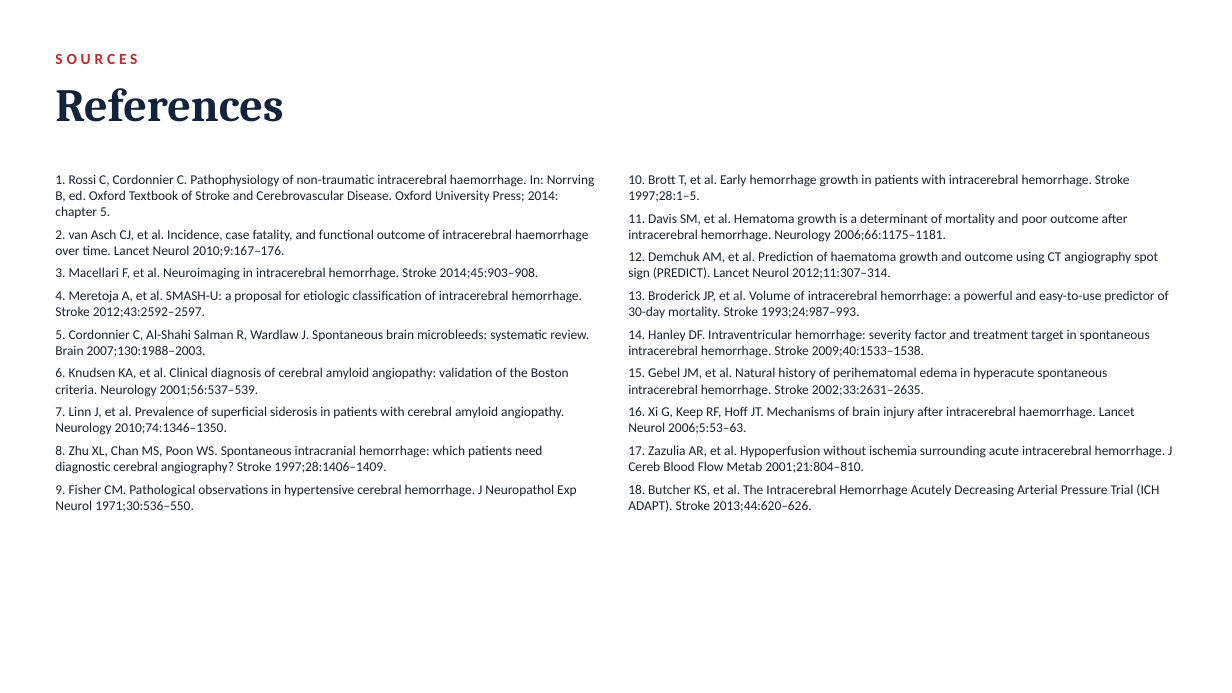
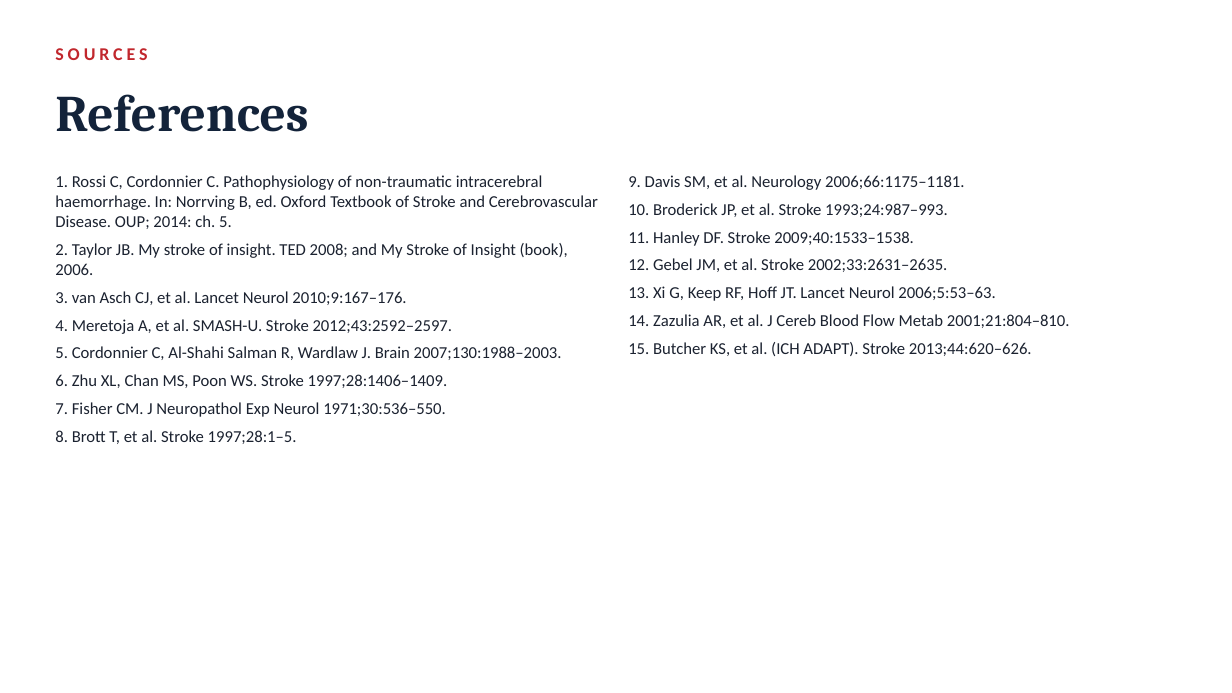
Before and after one commit to fredtom1/fred-Tom-, a slide deck: slide 29 of Chapter5_ICH_Pathophysiology.pptx (slide 24 before the commit). Drawn at 1232x693 pixels with LibreOffice and Linux fonts; fonts in the diff are those of the drawing. Boxes give left, top, right and bottom in pixels: in the first picture for what was removed or moved away, otherwise in the second. Text is boxed around its words. In the diff, an @@ line names an element or a change of style, - is before the commit and + after.

```diff
--- a/Chapter5_ICH_Pathophysiology.pptx
+++ b/Chapter5_ICH_Pathophysiology.pptx
@@ text "SOURCES" at <box>55,48,147,60</box>: size 12 to 14 pt @@
@@ text "References" at <box>55,94,308,132</box>: size 36 to 40 pt; vertical alignment top to middle @@
@@ text at <box>55,175,598,444</box>: text changed; size 10.5 to 13 pt @@
-1. Rossi C, Cordonnier C. Pathophysiology of non-traumatic intracerebral haemorrhage. In: Norrving B, ed. Oxford Textbook of Stroke and Cerebrovascular Disease. Oxford University Press; 2014: chapter 5.
-2. van Asch CJ, et al. Incidence, case fatality, and functional outcome of intracerebral haemorrhage over time. Lancet Neurol 2010;9:167–176.
-3. Macellari F, et al. Neuroimaging in intracerebral hemorrhage. Stroke 2014;45:903–908.
-4. Meretoja A, et al. SMASH-U: a proposal for etiologic classification of intracerebral hemorrhage. Stroke 2012;43:2592–2597.
-5. Cordonnier C, Al-Shahi Salman R, Wardlaw J. Spontaneous brain microbleeds: systematic review. Brain 2007;130:1988–2003.
-6. Knudsen KA, et al. Clinical diagnosis of cerebral amyloid angiopathy: validation of the Boston criteria. Neurology 2001;56:537–539.
-7. Linn J, et al. Prevalence of superficial siderosis in patients with cerebral amyloid angiopathy. Neurology 2010;74:1346–1350.
-8. Zhu XL, Chan MS, Poon WS. Spontaneous intracranial hemorrhage: which patients need diagnostic cerebral angiography? Stroke 1997;28:1406–1409.
-9. Fisher CM. Pathological observations in hypertensive cerebral hemorrhage. J Neuropathol Exp Neurol 1971;30:536–550.
+1. Rossi C, Cordonnier C. Pathophysiology of non-traumatic intracerebral haemorrhage. In: Norrving B, ed. Oxford Textbook of Stroke and Cerebrovascular Disease. OUP; 2014: ch. 5.
+2. Taylor JB. My stroke of insight. TED 2008; and My Stroke of Insight (book), 2006.
+3. van Asch CJ, et al. Lancet Neurol 2010;9:167–176.
+4. Meretoja A, et al. SMASH-U. Stroke 2012;43:2592–2597.
+5. Cordonnier C, Al-Shahi Salman R, Wardlaw J. Brain 2007;130:1988–2003.
+6. Zhu XL, Chan MS, Poon WS. Stroke 1997;28:1406–1409.
+7. Fisher CM. J Neuropathol Exp Neurol 1971;30:536–550.
+8. Brott T, et al. Stroke 1997;28:1–5.
@@ text at <box>628,175,1070,356</box>: text changed; size 10.5 to 13 pt @@
-10. Brott T, et al. Early hemorrhage growth in patients with intracerebral hemorrhage. Stroke 1997;28:1–5.
-11. Davis SM, et al. Hematoma growth is a determinant of mortality and poor outcome after intracerebral hemorrhage. Neurology 2006;66:1175–1181.
-12. Demchuk AM, et al. Prediction of haematoma growth and outcome using CT angiography spot sign (PREDICT). Lancet Neurol 2012;11:307–314.
-13. Broderick JP, et al. Volume of intracerebral hemorrhage: a powerful and easy-to-use predictor of 30-day mortality. Stroke 1993;24:987–993.
-14. Hanley DF. Intraventricular hemorrhage: severity factor and treatment target in spontaneous intracerebral hemorrhage. Stroke 2009;40:1533–1538.
-15. Gebel JM, et al. Natural history of perihematomal edema in hyperacute spontaneous intracerebral hemorrhage. Stroke 2002;33:2631–2635.
-16. Xi G, Keep RF, Hoff JT. Mechanisms of brain injury after intracerebral haemorrhage. Lancet Neurol 2006;5:53–63.
-17. Zazulia AR, et al. Hypoperfusion without ischemia surrounding acute intracerebral hemorrhage. J Cereb Blood Flow Metab 2001;21:804–810.
-18. Butcher KS, et al. The Intracerebral Hemorrhage Acutely Decreasing Arterial Pressure Trial (ICH ADAPT). Stroke 2013;44:620–626.
+9. Davis SM, et al. Neurology 2006;66:1175–1181.
+10. Broderick JP, et al. Stroke 1993;24:987–993.
+11. Hanley DF. Stroke 2009;40:1533–1538.
+12. Gebel JM, et al. Stroke 2002;33:2631–2635.
+13. Xi G, Keep RF, Hoff JT. Lancet Neurol 2006;5:53–63.
+14. Zazulia AR, et al. J Cereb Blood Flow Metab 2001;21:804–810.
+15. Butcher KS, et al. (ICH ADAPT). Stroke 2013;44:620–626.
```
Also in this commit, not shown: 13 other slides changed, 17 slides added, 11 slides removed, 12 other files.
